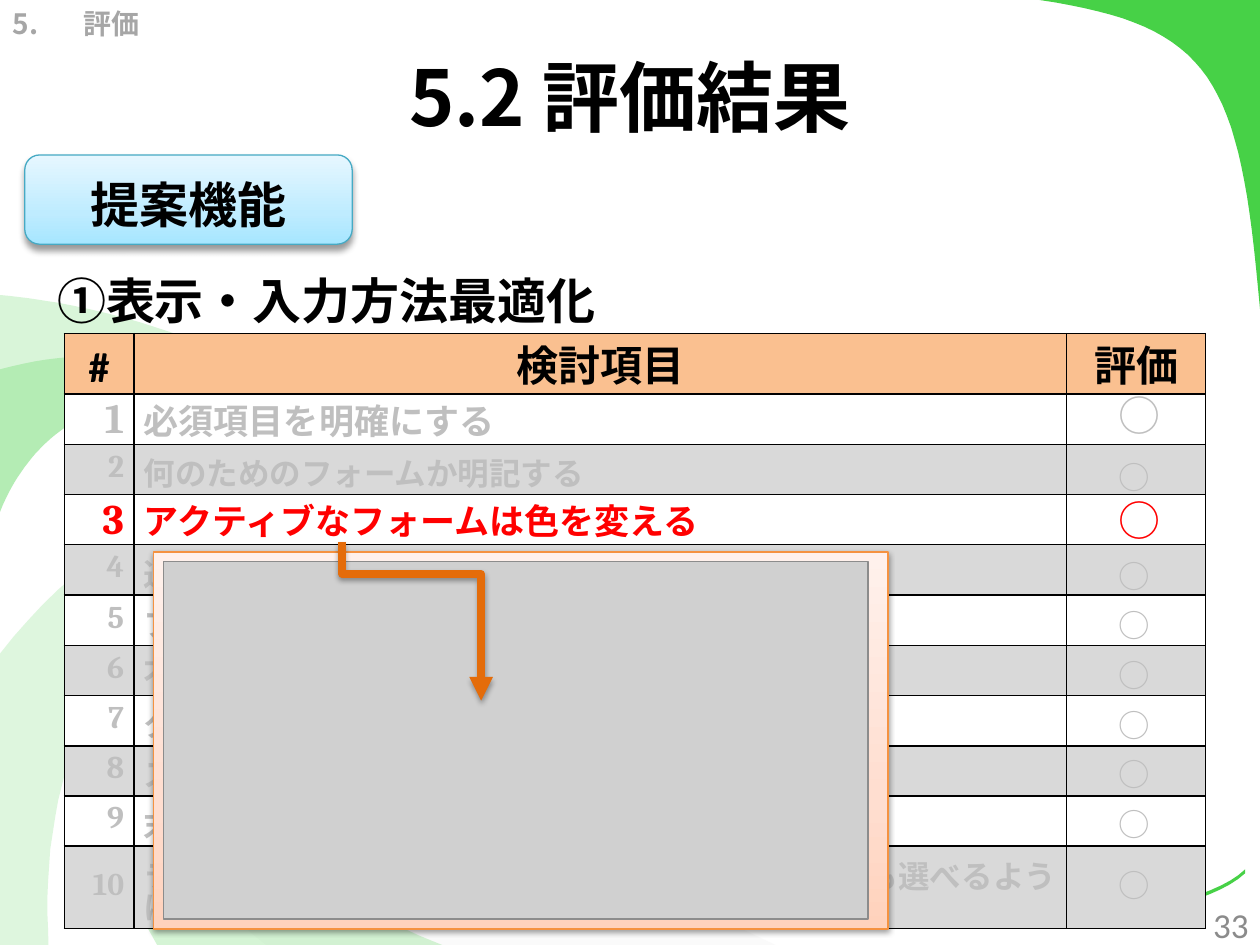
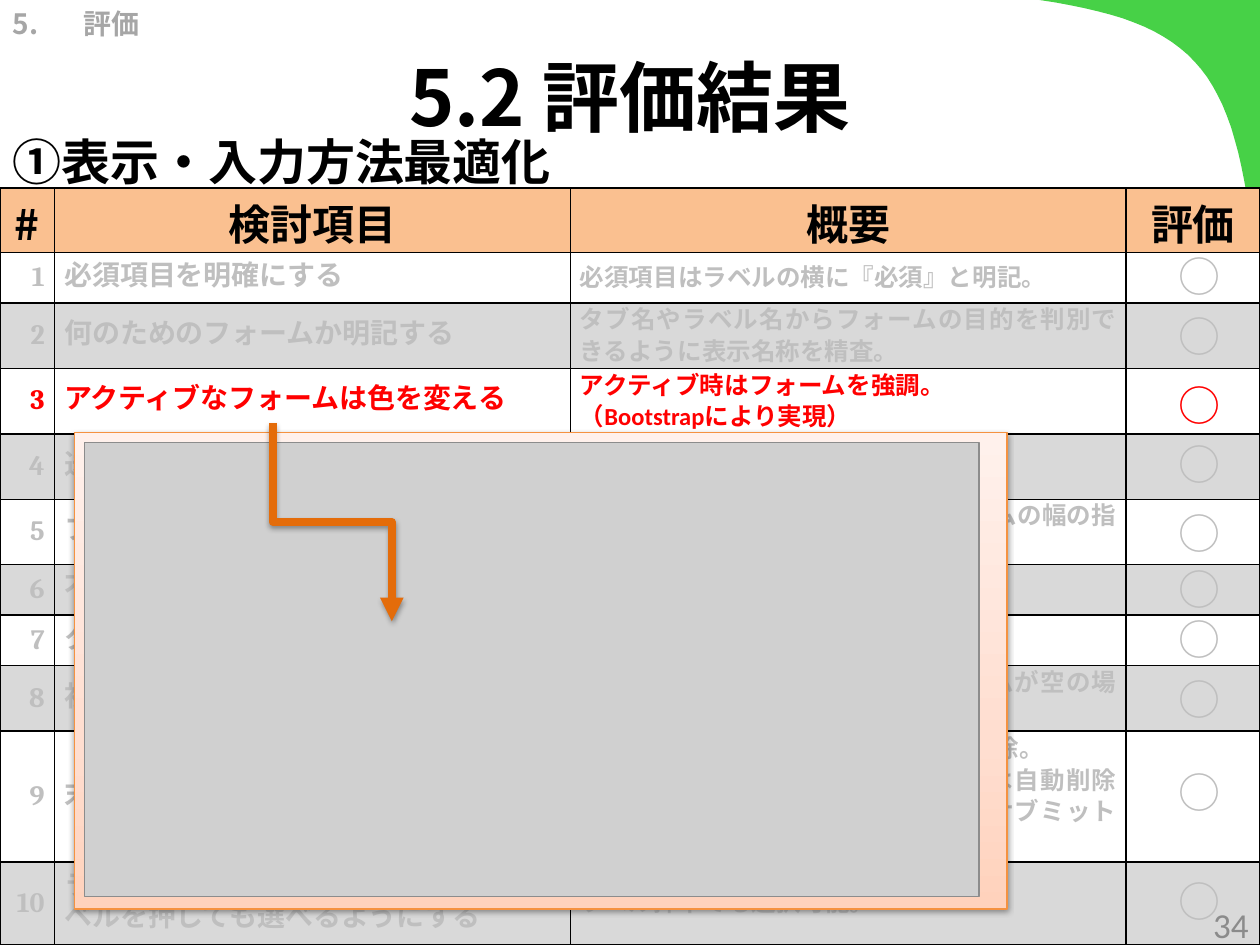
Before and after one commit to kotaro0717/Report-Management, a slide deck: slide 34 of 1.中間報告/3.発表資料/report_hokada.pptx (slide 33 before the commit). Drawn at 1260x945 pixels with LibreOffice and Linux fonts; fonts in the diff are those of the drawing; grey boxes stand for pictures. Boxes give left, top, right and bottom in pixels: in the first picture for what was removed or moved away, otherwise in the second. Text is boxed around its words. In the diff, an @@ line names an element or a change of style, - is before the commit and + after.

```diff
--- a/1.中間報告/3.発表資料/report_hokada.pptx
+++ b/1.中間報告/3.発表資料/report_hokada.pptx
@@ text "①表示・入力方法最適化" rewrapped from box(57, 277, 595, 324) to box(13, 131, 551, 193) @@
@@ rounded rectangle removed at box(25, 155, 353, 244) @@
-提案機能
@@ table at box(0, 188, 1259, 945) @@
-column 2: 検討項目 | 必須項目を明確にする | 何のためのフォームか明記する | アクティブなフォームは色を変える | 送信ボタンの表現を変える | フォームの項目は垂直にする | 不要な項目は入れない | タブボタンで移動できるようにする | スクロールしないで入力できる | 末尾のスペースは自動削除する | ラジオボタンやチェックボックスはラベルを押しても選べるようにする
+column 2: 検討項目 | 必須項目を明確にする | 何のためのフォームか明記する | アクティブなフォームは色を変える | 送信ボタンの表現を変える | フォームの項目は垂直にする | 不要な項目は入れない | タブボタンで移動できるようにする | 初期表示の文言を設定する | 末尾のスペースは自動削除する | ラジオボタンやチェックボックスはラベルを押しても選べるようにする
+column 3: 概要 | 必須項目はラベルの横に『必須』と明記。 | タブ名やラベル名からフォームの目的を判別できるように表示名称を精査。 | アクティブ時はフォームを強調。 / （Bootstrapにより実現） | ボタンの色や表現はNC3で共通化。 / （キャンセル、一時保存、決定等） | 仕様により、NC2では存在したフレームの幅の指定が無くなり、垂直に並ぶ。 | NC2より単純な項目に精査。 | HTMLの機能により可能。 | プレースホルダーを使用し、フォームが空の場合は初期表示の文言を設定。 | URLでは、半角・全角スペースは自動削除。 / フレームの高さでは、半角スペースは自動削除され、全角スペースが入ると後述のサブミットロックがかかる。 | ラベル押下でも選択可能。
@@ table: place and size @@
-table at box(64, 334, 1205, 932)
+table at box(0, 188, 1259, 945)
@@ size 18 to 24 pt in 8 elements at box(1166, 433, 1235, 496), box(1166, 558, 1235, 621), box(1166, 607, 1235, 670), box(1166, 869, 1235, 932), box(1166, 760, 1235, 823), box(1166, 667, 1235, 730), box(1166, 304, 1235, 367), box(1166, 244, 1235, 307) @@
@@ text "○": place and size @@
-text "○" at box(1106, 799, 1176, 849)
+text "○" at box(1166, 244, 1235, 307)
@@ text "○": place and size @@
-text "○" at box(1106, 699, 1176, 750)
+text "○" at box(1166, 304, 1235, 367)
@@ text "○": place and size @@
-text "○" at box(1106, 383, 1176, 446)
+text "○" at box(1166, 373, 1235, 436)
@@ text "○" at box(1166, 373, 1235, 436): text colour #BFBFBF to #FF0000 @@
@@ rectangle: place and size @@
-rectangle at box(154, 552, 888, 929)
+rectangle at box(74, 433, 1007, 910)
@@ picture: place and size @@
-picture at box(164, 562, 868, 919)
+picture at box(84, 442, 979, 896)
@@ elbow arrow moved from (343, 542) - (481, 701) to (273, 423) - (392, 621) @@
@@ text "○": place and size @@
-text "○" at box(1106, 451, 1176, 501)
+text "○" at box(1166, 433, 1235, 496)
@@ text "○": place and size @@
-text "○" at box(1106, 489, 1176, 552)
+text "○" at box(1166, 501, 1235, 564)
@@ text "○" at box(1166, 501, 1235, 564): text colour #FF0000 to #BFBFBF @@
@@ text "○": place and size @@
-text "○" at box(1106, 551, 1176, 601)
+text "○" at box(1166, 558, 1235, 621)
@@ text "○": place and size @@
-text "○" at box(1106, 600, 1176, 650)
+text "○" at box(1166, 607, 1235, 670)
@@ text "○": place and size @@
-text "○" at box(1106, 650, 1176, 701)
+text "○" at box(1166, 667, 1235, 730)
@@ text "○": place and size @@
-text "○" at box(1106, 748, 1176, 799)
+text "○" at box(1166, 760, 1235, 823)
@@ text "○": place and size @@
-text "○" at box(1106, 859, 1176, 910)
+text "○" at box(1166, 869, 1235, 932)
@@ page number at box(1213, 915, 1248, 945): text changed @@
-33
+34
```
Also in this commit, not shown: 18 other slides changed, 3 slides added, 1 slide removed, 5 other files.
